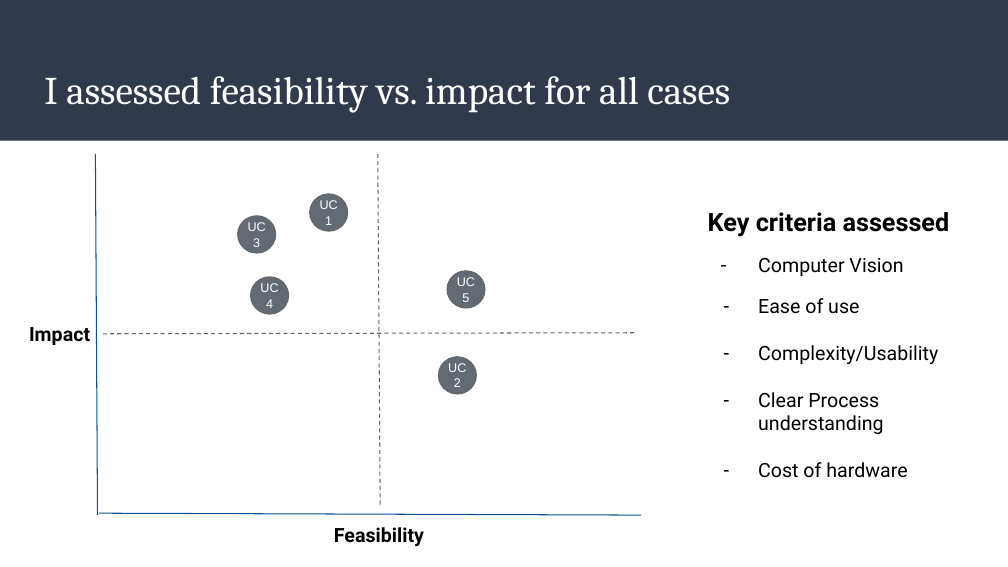
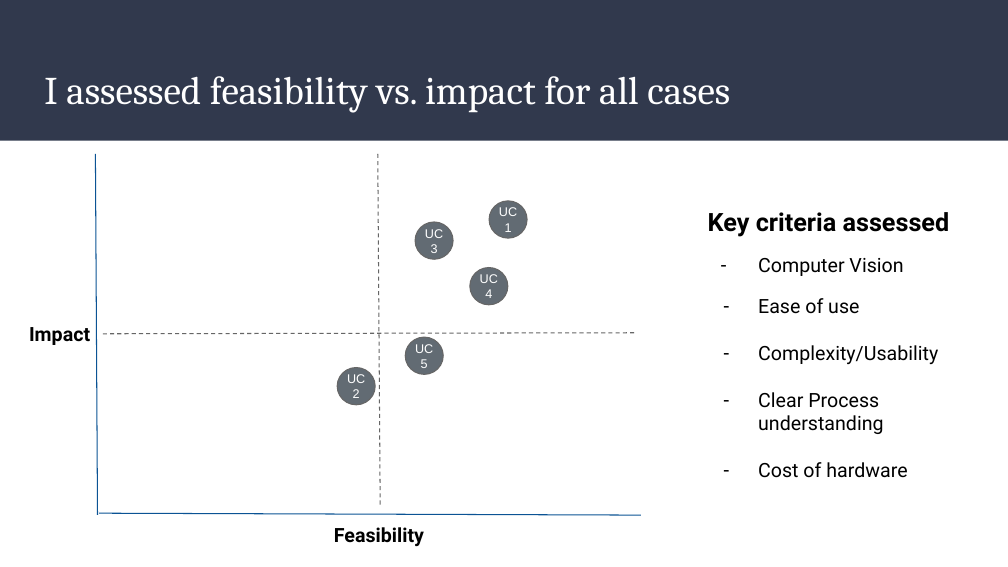
Before and after one commit to mohandesosama/Delivering-an-ML-AI-Strategy, a slide deck: slide 4 of 03_Final Presentation Template.pptx. Drawn at 1008x567 pixels with LibreOffice and Linux fonts; fonts in the diff are those of the drawing. Boxes give left, top, right and bottom in pixels: in the first picture for what was removed or moved away, otherwise in the second. Text is boxed around its words. In the diff, an @@ line names an element or a change of style, - is before the commit and + after.

Commit message:
updated the final presentation

```diff
--- a/03_Final Presentation Template.pptx
+++ b/03_Final Presentation Template.pptx
@@ ellipse "UC 1": place and size @@
-ellipse "UC 1" at (309,194,348,231)
+ellipse "UC 1" at (489,201,527,238)
@@ ellipse "UC 3": place and size @@
-ellipse "UC 3" at (238,216,276,253)
+ellipse "UC 3" at (415,222,454,259)
@@ ellipse "UC 4": place and size @@
-ellipse "UC 4" at (251,277,289,314)
+ellipse "UC 4" at (470,267,508,304)
@@ ellipse "UC 5": place and size @@
-ellipse "UC 5" at (447,271,485,308)
+ellipse "UC 5" at (405,337,444,374)
@@ ellipse "UC 2": place and size @@
-ellipse "UC 2" at (438,357,477,394)
+ellipse "UC 2" at (338,368,376,405)
```
Also in this commit, not shown: 1 other file.
